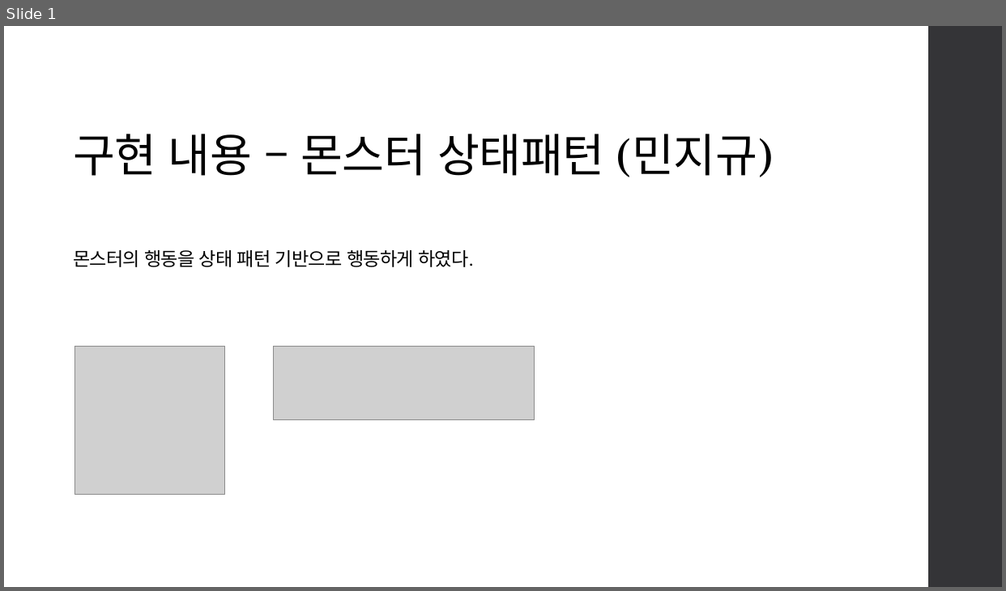
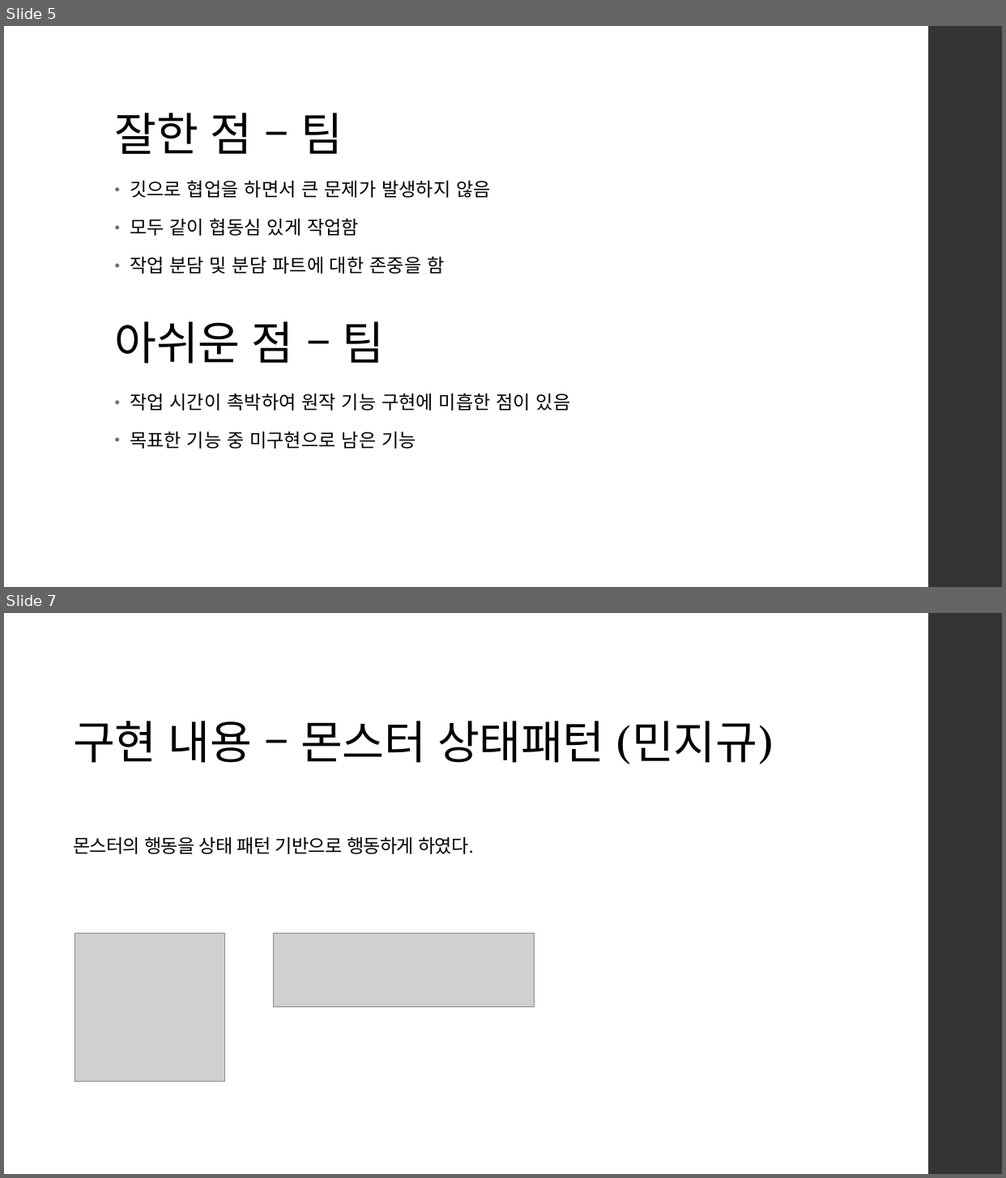
Before and after one commit to jigyu12/SFML_Team_Mockup_Project-Dungreed, a slide deck: SFML 던그리드 모작 팀 프로젝트(민지규, 박지광, 황규영) 발표 자료.pptx. Shown one above the other, each under a label of ours: slide 1 before the commit, slides 5 and 7 after it; the slides between them are not shown. The pictures are 1006x591 and 1006x1178 pixels, drawn with LibreOffice and Linux fonts; fonts in the diff are those of the drawing; grey boxes stand for pictures. Boxes give left, top, right and bottom in pixels: in the first picture for what was removed or moved away, otherwise in the second. Text is boxed around its words. In the diff, an @@ line names an element or a change of style, - is before the commit and + after.

```diff
--- a/SFML 던그리드 모작 팀 프로젝트(민지규, 박지광, 황규영) 발표 자료.pptx
+++ b/SFML 던그리드 모작 팀 프로젝트(민지규, 박지광, 황규영) 발표 자료.pptx
@@ slide 5 added at bbox=[4, 26, 1002, 587], background #FFFFFF; not listed: 1 template element that a slide beside it also shows @@
@@ title added at bbox=[115, 113, 343, 154], 44 pt, text #000000 @@
+잘한 점 – 팀
@@ text added at bbox=[130, 180, 491, 274], 18 pt, text #000000 @@
+• 깃으로 협업을 하면서 큰 문제가 발생하지 않음
+• 모두 같이 협동심 있게 작업함
+• 작업 분담 및 분담 파트에 대한 존중을 함
@@ text added at bbox=[115, 322, 385, 364], 44 pt, text #000000 @@
+아쉬운 점 – 팀
@@ text added at bbox=[130, 393, 571, 449], 18 pt, text #000000 @@
+• 작업 시간이 촉박하여 원작 기능 구현에 미흡한 점이 있음
+• 목표한 기능 중 미구현으로 남은 기능
@@ what was slide 1 is now slide 7 @@
```
Also in this commit, not shown: 1 slide changed, 19 other slides added, 1 slide removed.
